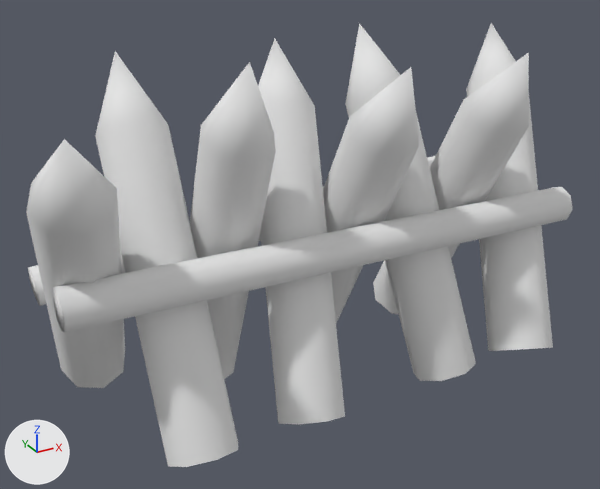
Renders of the OBJ model Assets/Models/Fixed Models/Spike 1.obj from each side of a commit.
Both versions are drawn from a 50 mm lens placed at (-11.42, -19.53, 14.11), pointed at (-0.67, 0.02, 4.34). Every picture has the same lights, and +X, +Y and +Z are marked at lower left. Where no turn or scale is listed for an object, it has been applied to the vertices.

Before the edit, the objects in view are built like this:
```python
mat_initialshadinggroup = principled_material('initialShadingGroup')
mat_initialshadinggroup.base_color = (0.8, 0.8, 0.8)  # white #e7e7e7
mat_initialshadinggroup.roughness = 1.0
me_spike_1 = bpy.data.meshes.new('Spike 1')
me_spike_1.from_pydata(...)  # 180 vertices, 240 faces; spans x -8.5..8.5, y -3.7..3.6, z -0.3..10.3
me_spike_1.materials.append(mat_initialshadinggroup)  # white #e7e7e7
ob_spike_1 = bpy.data.objects.new('Spike 1', me_spike_1)
ob_spike_1.location = (0.0, 0.0, 0.0)
```
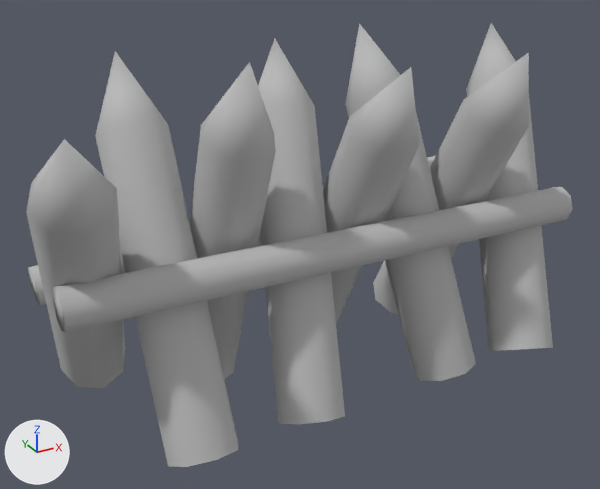
What the commit changed:
Material 'initialShadingGroup' (mat_initialshadinggroup) changes colour from white #e7e7e7 to grey #bcbcbc; in linear values from (0.8, 0.8, 0.8) to (0.5, 0.5, 0.5).
me_spike_1 has 180 vertices, 240 faces and spans x -8.5..8.5, y -3.7..3.6, z -0.3..10.3.
me_spike_1 is used by ob_spike_1; location (0.0, 0.0, 0.0).
me_spike_1 part 1: the loose piece of 18 vertices spanning x -6.0..-4.0, y -3.5..2.2, z -0.2..10.0 is multiplied about its middle by the matrix ((0.98, 0.08, 0.184), (-0.089, 0.995, 0.04), (-0.18, -0.056, 0.982)), then moved by (11.8, 0.0, 0.0).
me_spike_1 part 2: the loose piece of 18 vertices spanning x -8.5..-5.4, y -3.4..3.6, z 0.0..9.4 is multiplied about its middle by the matrix ((0.991, -0.066, 0.12), (0.052, 0.992, 0.117), (-0.127, -0.109, 0.986)), then moved by (11.8, 0.1, 0.0).
me_spike_1 part 3: the loose piece of 18 vertices spanning x -0.1..1.9, y -2.8..3.3, z -0.2..9.9 is turned -55.1 degrees about the x axis through its middle, then moved by (-5.9, -0.4, -0.3).
me_spike_1 part 4: the loose piece of 18 vertices spanning x 1.3..4.4, y -3.0..1.6, z -0.3..10.3 is turned 53.6 degrees about the x axis through its middle, then moved by (-9.8, 0.3, -0.3).
me_spike_1 part 5: the loose piece of 18 vertices spanning x 3.7..5.7, y -2.8..3.3, z -0.2..9.9 is turned -7.7 degrees about the x axis through its middle, then moved by (-7.9, 0.1, 0.0).
me_spike_1 part 6: the loose piece of 18 vertices spanning x -2.8..0.4, y -3.5..2.2, z -0.2..9.9 is multiplied about its middle by the matrix ((0.967, -0.129, -0.221), (0.097, 0.983, -0.153), (0.237, 0.127, 0.963)), then moved by (3.9, -0.1, 0.0).
me_spike_1 part 7: 54 of 180 vertices moved; they spanned x -8.1..8.5, y -3.7..2.4, z -0.1..9.7 and now span x -8.1..7.8, y -3.5..3.3, z -0.2..9.9; mean shift (-2.3, -0.4, -0.2); largest move (8.0, 2.4, 9.7) -> (-8.1, -1.8, 4.9).
me_spike_1 part 8: 18 of 180 vertices moved; they spanned x -4.1..-2.1, y -2.2..2.8, z -0.3..10.3 and now span x -8.1..7.8, y 0.8..1.9, z 3.6..6.0; mean shift (3.0, 1.1, 0.5); largest move (-4.1, 1.9, 0.1) -> (7.8, 1.3, 4.9).

Pixel boxes [x1, y1, x2, y2] of what changed, in the pictures (600 x 489 px; the box of a moved part takes in the faces that stretch with it):
'Spike 1', recoloured: [26, 23, 573, 467] in both
part 1 of me_spike_1, moved or reshaped: before [95, 51, 238, 467]; after [466, 23, 553, 351]
part 2 of me_spike_1, moved or reshaped: before [26, 139, 125, 388]; after [373, 52, 529, 314]
part 3 of me_spike_1, moved or reshaped: before [323, 67, 419, 323]; after [95, 51, 238, 467]
part 4 of me_spike_1, moved or reshaped: before [345, 23, 476, 381]; after [26, 139, 125, 388]
part 5 of me_spike_1, moved or reshaped: before [373, 52, 529, 314]; after [190, 62, 276, 379]
part 6 of me_spike_1, moved or reshaped: before [258, 38, 345, 424]; after [345, 23, 476, 381]
part 7 of me_spike_1, moved or reshaped: before [28, 23, 573, 351]; after [53, 38, 573, 424]
part 8 of me_spike_1, moved or reshaped: before [190, 62, 276, 379]; after [28, 155, 436, 306]
